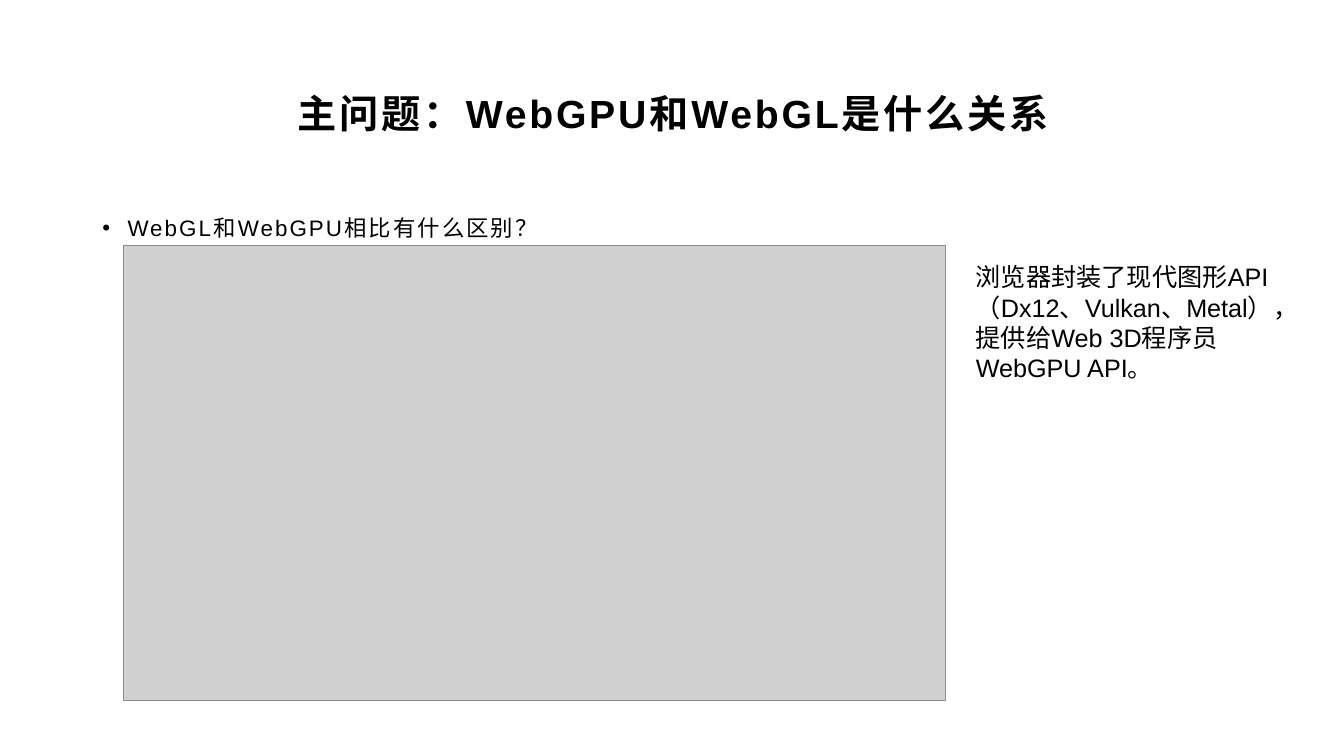
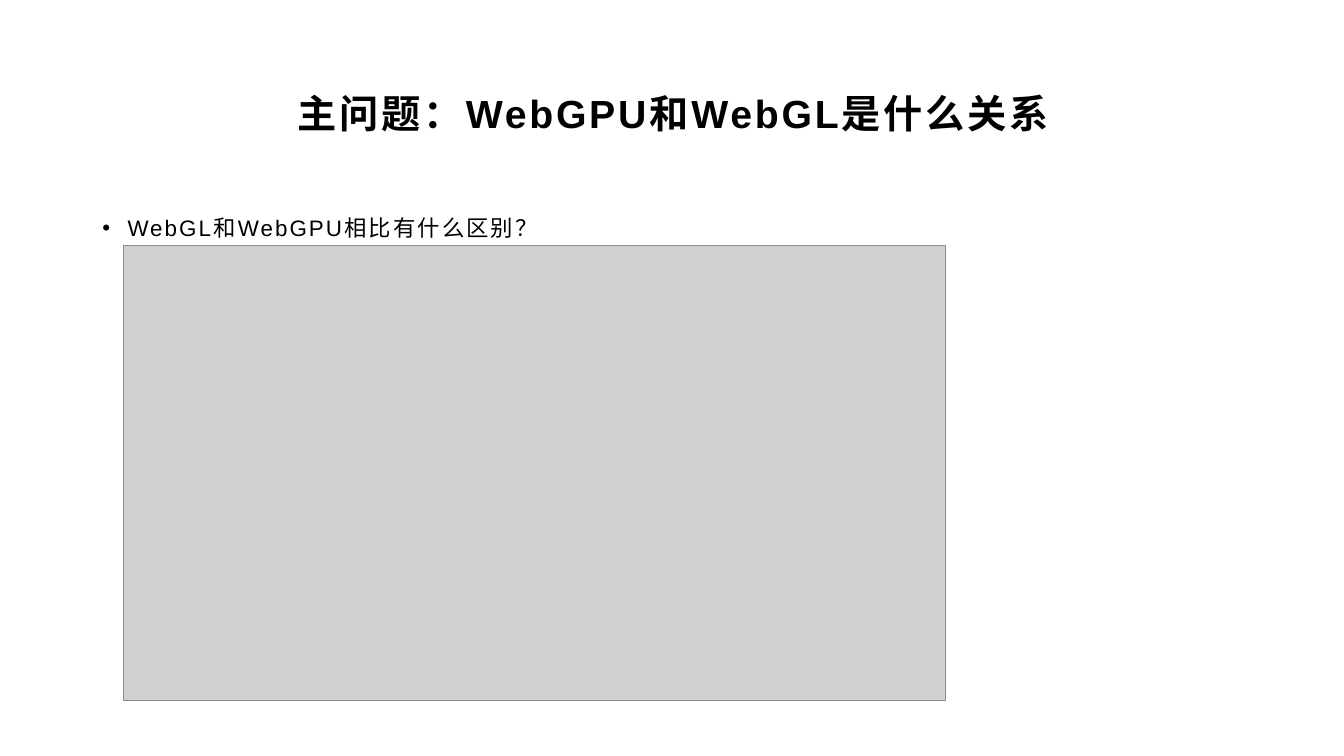
Before and after one commit to yyc-git/PotorealisticRenderEdu-3, a slide deck: slide 13 of lessons/2_triangle/ppt/WebGPU介绍和使用光栅化管线绘制一个三角形.pptx. Drawn at 1344x756 pixels with LibreOffice and Linux fonts; fonts in the diff are those of the drawing; grey boxes stand for pictures; background and template pictures are left out. Boxes give left, top, right and bottom in pixels: in the first picture for what was removed or moved away, otherwise in the second. Text is boxed around its words. In the diff, an @@ line names an element or a change of style, - is before the commit and + after.

```diff
--- a/lessons/2_triangle/ppt/WebGPU介绍和使用光栅化管线绘制一个三角形.pptx
+++ b/lessons/2_triangle/ppt/WebGPU介绍和使用光栅化管线绘制一个三角形.pptx
@@ text removed at <box>976,264,1299,379</box> @@
-浏览器封装了现代图形API（Dx12、Vulkan、Metal），提供给Web 3D程序员WebGPU API。
```
Also in this commit, not shown: 7 other slides changed, 1 slide added, 1 other file.
